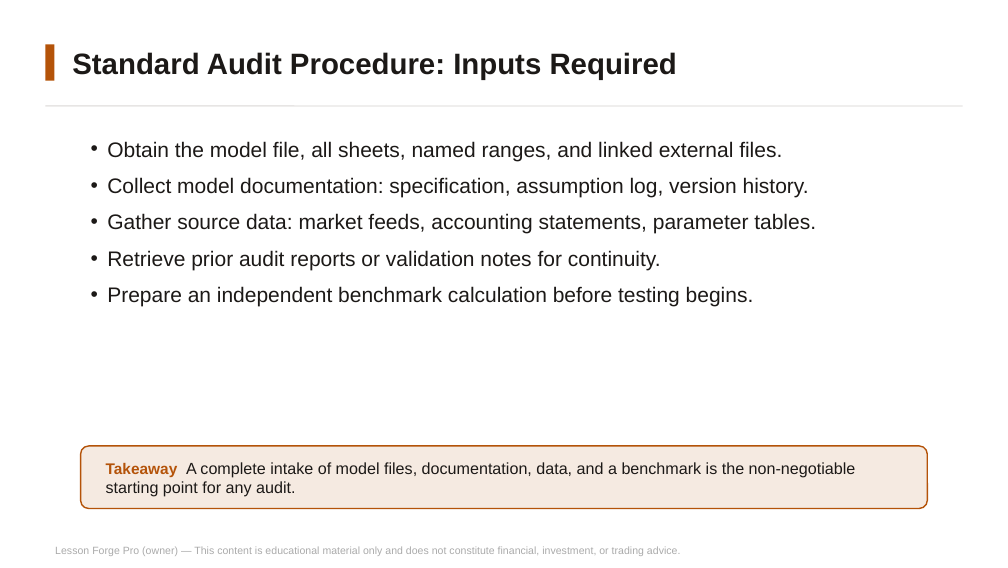
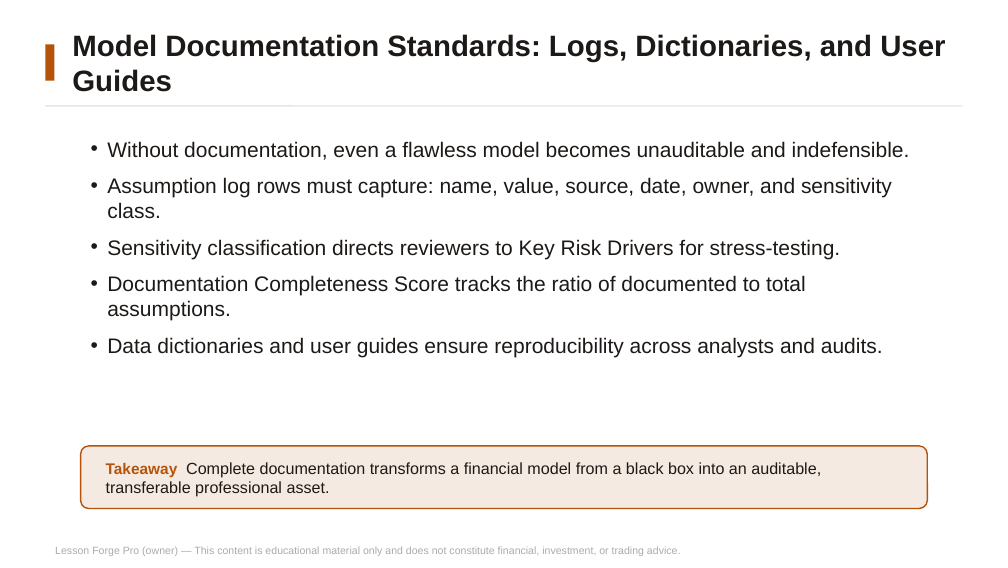
Before and after one commit to mbinmahfooz74-svg/lesson-forge-pro, a slide deck: slide 9 of docs/fmva/packs/day6-slides.pptx (slide 8 before the commit). Drawn at 1008x568 pixels with LibreOffice and Linux fonts; fonts in the diff are those of the drawing. Boxes give left, top, right and bottom in pixels: in the first picture for what was removed or moved away, otherwise in the second. Text is boxed around its words. In the diff, an @@ line names an element or a change of style, - is before the commit and + after.

```diff
--- a/docs/fmva/packs/day6-slides.pptx
+++ b/docs/fmva/packs/day6-slides.pptx
@@ text at [72,34,945,92]: text changed @@
-Standard Audit Procedure: Inputs Required
+Model Documentation Standards: Logs, Dictionaries, and User Guides
@@ text at [107,141,910,357]: text changed @@
-• Obtain the model file, all sheets, named ranges, and linked external files.
-• Collect model documentation: specification, assumption log, version history.
-• Gather source data: market feeds, accounting statements, parameter tables.
-• Retrieve prior audit reports or validation notes for continuity.
-• Prepare an independent benchmark calculation before testing begins.
+• Without documentation, even a flawless model becomes unauditable and indefensible.
+• Assumption log rows must capture: name, value, source, date, owner, and sensitivity class.
+• Sensitivity classification directs reviewers to Key Risk Drivers for stress-testing.
+• Documentation Completeness Score tracks the ratio of documented to total assumptions.
+• Data dictionaries and user guides ensure reproducibility across analysts and audits.
@@ text at [106,462,821,497]: text changed @@
-Takeaway A complete intake of model files, documentation, data, and a benchmark is the non-negotiable starting point for any audit.
+Takeaway Complete documentation transforms a financial model from a black box into an auditable, transferable professional asset.
```
Also in this commit, not shown: 7 other slides changed, 2 slides added, 8 slides removed, 28 other files.
